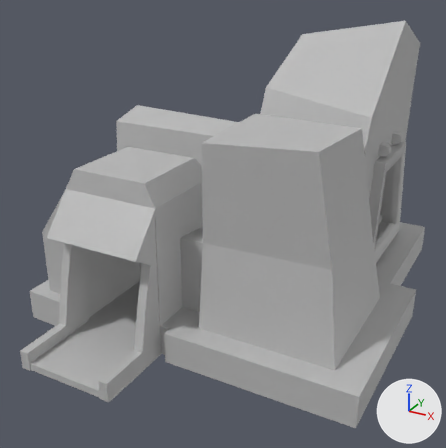
The FBX model ThePrinterGuy/Assets/CG Assets/Printers/Industrina320/Base/baseModel.fbx as it was, and as the next commit left it.
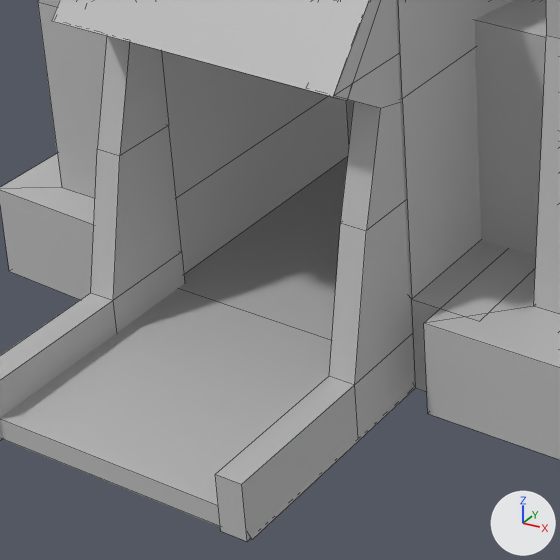
Each version is shown whole from a camera (50 mm lens) standing at (0.1017, -0.2891, 0.1715) and looking at (-0.0403, -0.0309, 0.0424), then close up on the part from 7% to 46% of the width and 52% to 91% of the height. Arrows for +X, +Y and +Z are at lower right; the lights stay in place. The close-ups show mesh edges as thin lines. Where no turn or scale is listed for an object, it has been applied to the vertices.

Names of what the first close-up shows: 'mainBody1', 'mainBodyExit', 'midBody3'.
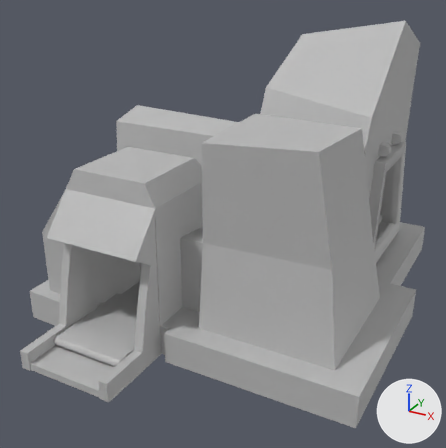
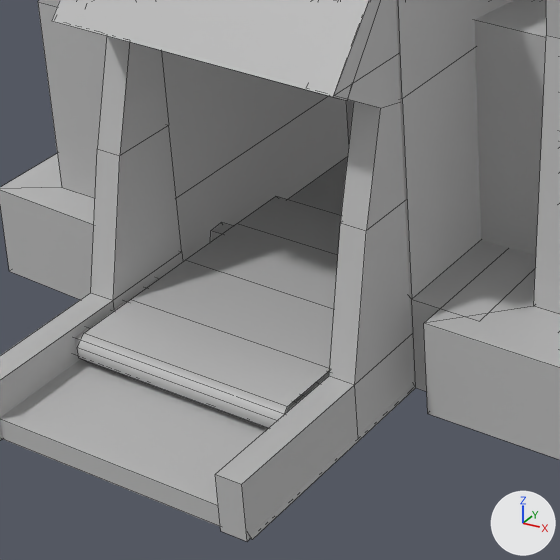
Where the newer file only moved an object's origin or applied its transform, the numbers keep the older frame.

Scene script edits in JSON lines:
```json
{"op": "add", "block": "me_mesh_013_1", "code": ["me_mesh_013_1 = bpy.data.meshes.new('Mesh.013')", "me_mesh_013_1.from_pydata([(0.051, 0.0157, 0.0272), (0.051, 0.0138, 0.0254), (0.051, 0.0115, 0.0268), (0.051, 0.012, 0.0294), (0.051, 0.0147, 0.0296), (0.0077, 0.0157, 0.0272), (0.0077, 0.0138, 0.0254), (0.0077, 0.0115, 0.0268), (0.0077, 0.012, 0.0294), (0.0077, 0.0147, 0.0296)], [], [(0, 1, 6, 5), (1, 2, 7, 6), (2, 3, 8, 7), (3, 4, 9, 8), (4, 0, 5, 9)])", "me_mesh_013_1.materials.append(mat_lambert1)  # grey #bcbcbc"]}
{"op": "add", "block": "me_mesh_012_1", "code": ["me_mesh_012_1 = bpy.data.meshes.new('Mesh.012')", "me_mesh_012_1.from_pydata([(0.051, -0.0023, 0.0272), (0.051, -0.0042, 0.0254), (0.051, -0.0065, 0.0268), (0.051, -0.006, 0.0294), (0.051, -0.0033, 0.0296), (0.0077, -0.0023, 0.0272), (0.0077, -0.0042, 0.0254), (0.0077, -0.0065, 0.0268), (0.0077, -0.006, 0.0294), (0.0077, -0.0033, 0.0296)], [], [(0, 1, 6, 5), (1, 2, 7, 6), (2, 3, 8, 7), (3, 4, 9, 8), (4, 0, 5, 9)])", "me_mesh_012_1.materials.append(mat_lambert1)  # grey #bcbcbc"]}
{"op": "add", "block": "me_mesh_015", "code": ["me_mesh_015 = bpy.data.meshes.new('Mesh.015')", "me_mesh_015.from_pydata([(0.051, -0.0176, 0.0272), (0.051, -0.0196, 0.0254), (0.051, -0.0219, 0.0268), (0.051, -0.0213, 0.0294), (0.051, -0.0187, 0.0296), (0.0077, -0.0176, 0.0272), (0.0077, -0.0196, 0.0254), (0.0077, -0.0219, 0.0268), (0.0077, -0.0213, 0.0294), (0.0077, -0.0187, 0.0296)], [], [(0, 1, 6, 5), (1, 2, 7, 6), (2, 3, 8, 7), (3, 4, 9, 8), (4, 0, 5, 9)])", "me_mesh_015.materials.append(mat_lambert1)  # grey #bcbcbc"]}
{"op": "add", "block": "me_mesh_014_1", "code": ["me_mesh_014_1 = bpy.data.meshes.new('Mesh.014')", "me_mesh_014_1.from_pydata(...)  # 28 vertices, 14 faces; spans x -0.0186..0.0186, y -0.0243..0.0243, z -0.0026..0.0026", "me_mesh_014_1.materials.append(mat_lambert1)  # grey #bcbcbc"]}
{"op": "add", "block": "me_mesh_011_1", "code": ["me_mesh_011_1 = bpy.data.meshes.new('Mesh.011')", "me_mesh_011_1.from_pydata([(0.051, -0.0096, 0.0272), (0.051, -0.0115, 0.0254), (0.051, -0.0138, 0.0268), (0.051, -0.0133, 0.0294), (0.051, -0.0106, 0.0296), (0.0077, -0.0095, 0.0272), (0.0077, -0.0115, 0.0254), (0.0077, -0.0138, 0.0268), (0.0077, -0.0133, 0.0294), (0.0077, -0.0106, 0.0296)], [], [(0, 1, 6, 5), (1, 2, 7, 6), (2, 3, 8, 7), (3, 4, 9, 8), (4, 0, 5, 9)])", "me_mesh_011_1.materials.append(mat_lambert1)  # grey #bcbcbc"]}
{"op": "add", "block": "ob_roller8", "code": ["ob_roller8 = bpy.data.objects.new('roller8', me_mesh_013_1)", "ob_roller8.location = (-0.0936, -0.0933, -0.0218)"]}
{"op": "add", "block": "ob_roller7", "code": ["ob_roller7 = bpy.data.objects.new('roller7', me_mesh_012_1)", "ob_roller7.location = (-0.0936, -0.0933, -0.0218)"]}
{"op": "add", "block": "ob_roller5", "code": ["ob_roller5 = bpy.data.objects.new('roller5', me_mesh_015)", "ob_roller5.location = (-0.0936, -0.0933, -0.0218)"]}
{"op": "add", "block": "ob_convoyebelt1", "code": ["ob_convoyebelt1 = bpy.data.objects.new('convoyeBelt1', me_mesh_014_1)", "ob_convoyebelt1.location = (-0.0639, -0.0914, 0.0059)"]}
{"op": "add", "block": "ob_roller6", "code": ["ob_roller6 = bpy.data.objects.new('roller6', me_mesh_011_1)", "ob_roller6.location = (-0.0936, -0.0933, -0.0218)"]}
```

Changed parts and their boxes [x1, y1, x2, y2] in the close-ups (560 x 560 px):
```json
{"object": "convoyeBelt1", "change": "added", "after": [78, 196, 341, 429]}
{"object": "roller8", "change": "added", "after": [211, 222, 233, 242]}
{"object": "roller5", "change": "added", "after": [74, 328, 297, 413]}
{"object": "roller6", "change": "added", "after": [113, 301, 329, 396]}
{"object": "roller7", "change": "added", "after": [145, 278, 159, 289]}
```
